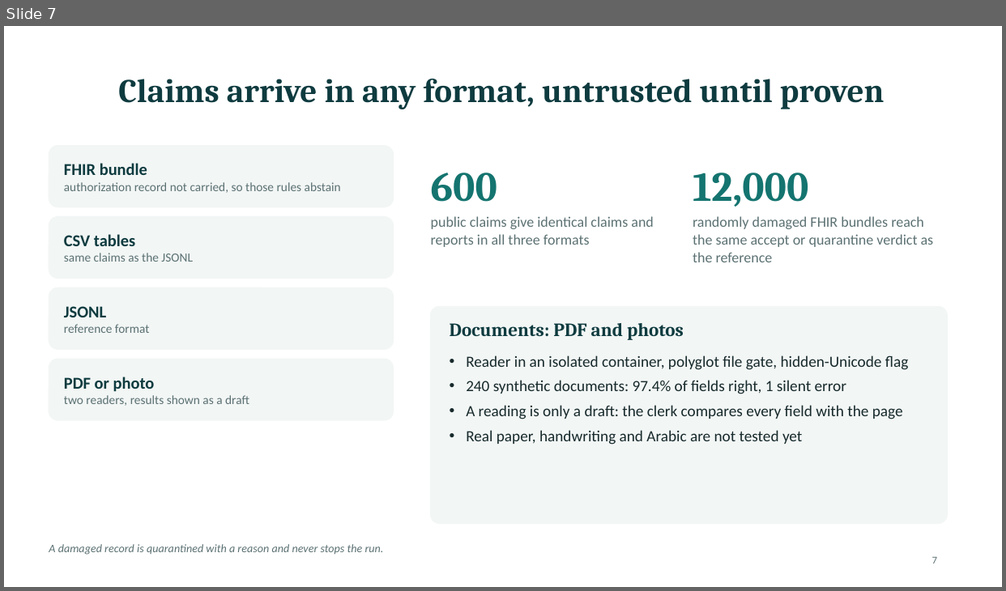
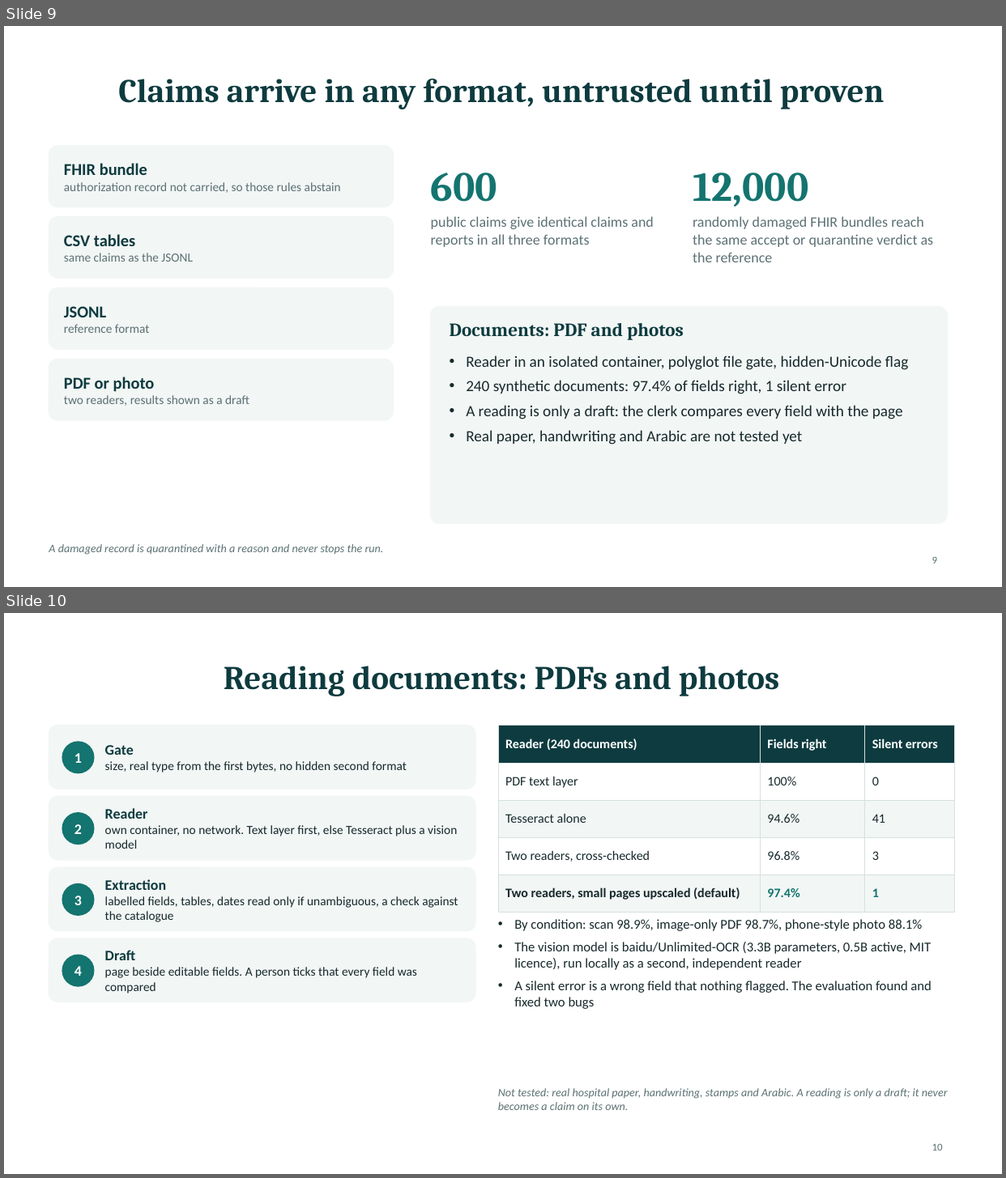
Before and after one commit to PublisherX02/Claim_Guard, a slide deck: docs/presentation/ClaimGuard_Mentor_Session.pptx. Shown one above the other, each under a label of ours: slide 7 before the commit, slides 9 and 10 after it. The pictures are 1006x591 and 1006x1178 pixels, drawn with LibreOffice and Linux fonts; fonts in the diff are those of the drawing. Boxes give left, top, right and bottom in pixels: in the first picture for what was removed or moved away, otherwise in the second. Text is boxed around its words. In the diff, an @@ line names an element or a change of style, - is before the commit and + after.

```diff
--- a/docs/presentation/ClaimGuard_Mentor_Session.pptx
+++ b/docs/presentation/ClaimGuard_Mentor_Session.pptx
@@ slide 10 added at bbox=[4, 613, 1002, 1174], background #FFFFFF @@
@@ title added at bbox=[224, 666, 779, 696], 32 pt, text #0E3B3F, bold @@
+Reading documents: PDFs and photos
@@ rounded rectangle added at bbox=[49, 726, 475, 789], fill #F2F6F5, outline #F2F6F5 1 pt @@
@@ table added at bbox=[498, 726, 955, 903], 5 rows, 3 columns @@
+Reader (240 documents) | Fields right | Silent errors
+PDF text layer | 100% | 0
+Tesseract alone | 94.6% | 41
+Two readers, cross-checked | 96.8% | 3
+Two readers, small pages upscaled (default) | 97.4% | 1
@@ ellipse added at bbox=[62, 742, 94, 773], fill #14746F, outline #14746F 1 pt @@
@@ text added at bbox=[74, 753, 82, 763], 14 pt, text #FFFFFF, bold @@
+1
@@ text added at bbox=[105, 745, 406, 773], 12 pt, text #17292B @@
+Gate
+size, real type from the first bytes, no hidden second format
@@ rounded rectangle added at bbox=[49, 796, 475, 860], fill #F2F6F5, outline #F2F6F5 1 pt @@
@@ ellipse added at bbox=[62, 813, 94, 845], fill #14746F, outline #14746F 1 pt @@
@@ text added at bbox=[74, 824, 82, 834], 14 pt, text #FFFFFF, bold @@
+2
@@ text added at bbox=[105, 808, 457, 849], 12 pt, text #17292B @@
+Reader
+own container, no network. Text layer first, else Tesseract plus a vision model
@@ rounded rectangle added at bbox=[49, 867, 475, 931], fill #F2F6F5, outline #F2F6F5 1 pt @@
@@ text added at bbox=[105, 879, 458, 922], 12 pt, text #17292B @@
+Extraction
+labelled fields, tables, dates read only if unambiguous, a check against the catalogue
@@ ellipse added at bbox=[62, 884, 94, 915], fill #14746F, outline #14746F 1 pt @@
@@ text added at bbox=[74, 896, 82, 905], 14 pt, text #FFFFFF, bold @@
+3
@@ text added at bbox=[514, 919, 931, 1009], 13 pt, text #17292B @@
+• By condition: scan 98.9%, image-only PDF 98.7%, phone-style photo 88.1%
+• The vision model is baidu/Unlimited-OCR (3.3B parameters, 0.5B active, MIT licence), run locally as a second, independent reader
+• A silent error is a wrong field that nothing flagged. The evaluation found and fixed two bugs
@@ rounded rectangle added at bbox=[49, 939, 475, 1003], fill #F2F6F5, outline #F2F6F5 1 pt @@
@@ text added at bbox=[105, 950, 417, 994], 12 pt, text #17292B @@
+Draft
+page beside editable fields. A person ticks that every field was compared
@@ ellipse added at bbox=[62, 955, 94, 986], fill #14746F, outline #14746F 1 pt @@
@@ text added at bbox=[74, 966, 82, 976], 14 pt, text #FFFFFF, bold @@
+4
@@ text added at bbox=[498, 1088, 948, 1110], 11 pt, text #5C7173, italic @@
+Not tested: real hospital paper, handwriting, stamps and Arabic. A reading is only a draft; it never becomes a claim on its own.
@@ page number added at bbox=[932, 1144, 943, 1151], 10 pt, text #5C7173 @@
+10
@@ what was slide 7 is now slide 9 @@
@@ page number at bbox=[932, 557, 937, 564]: text changed @@
-7
+9
```
Also in this commit, not shown: 3 slides changed, 5 other slides added, 2 other files.
